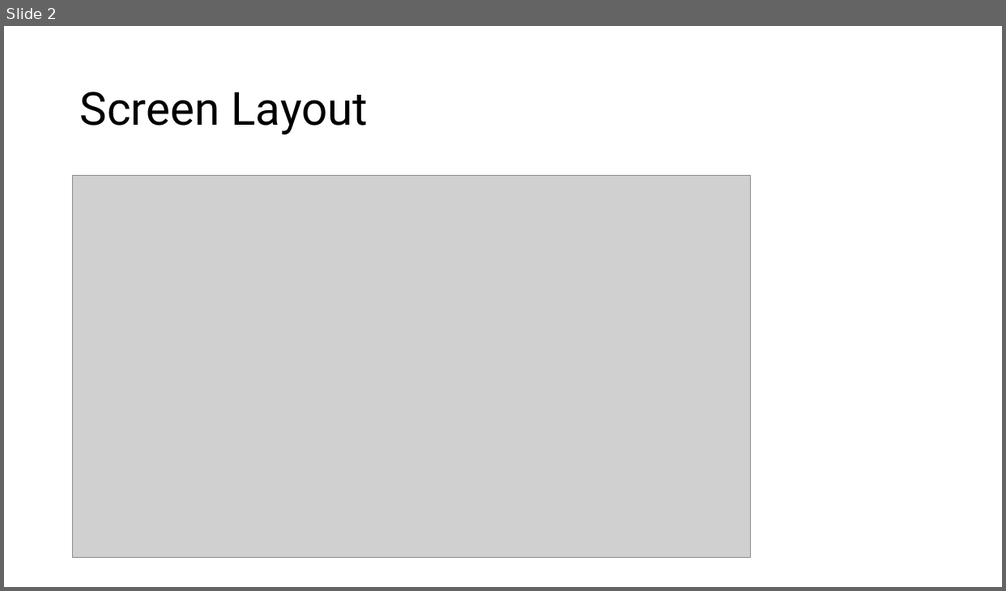
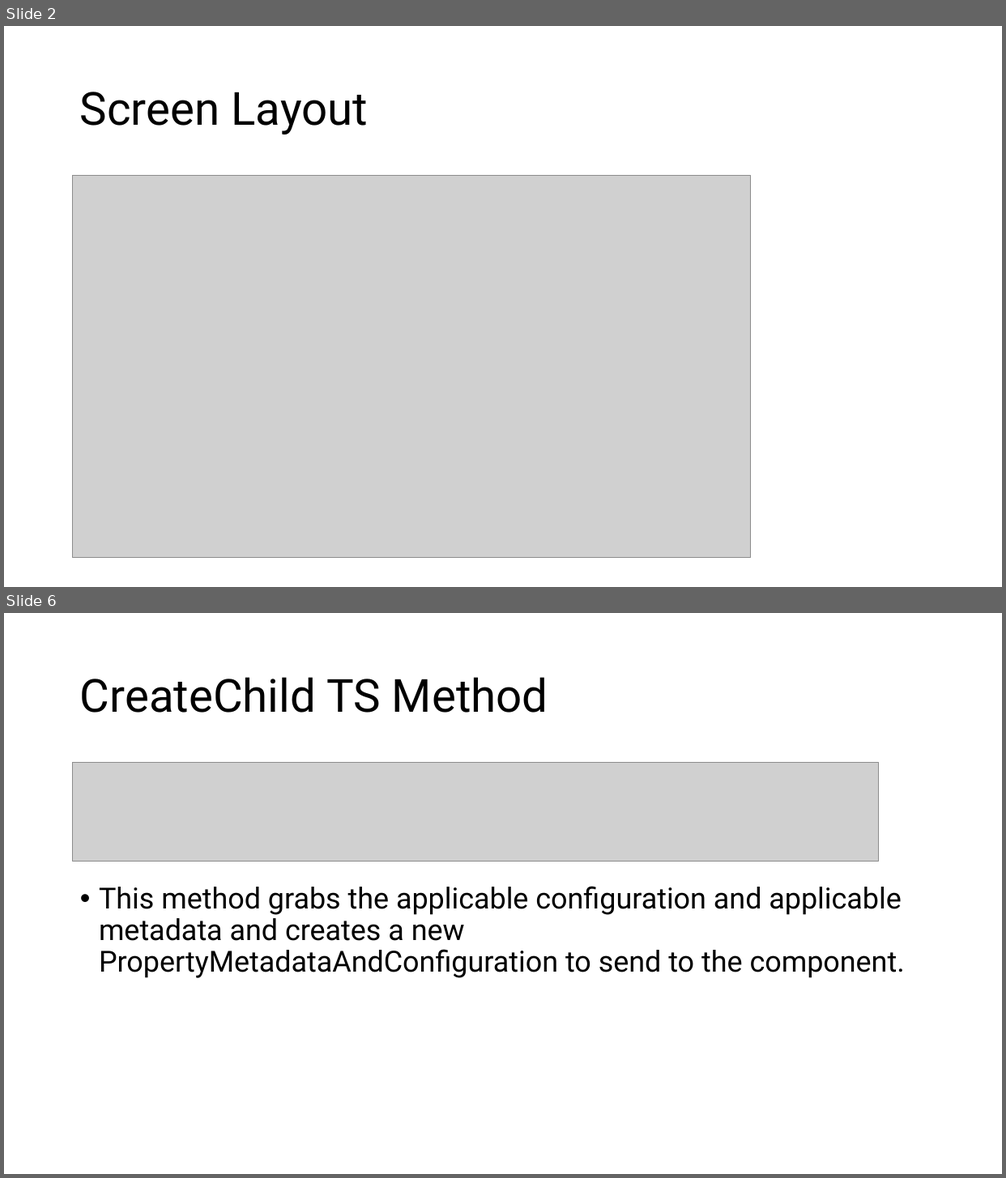
Before and after one commit to marcjohnston/AngbandOS, a slide deck: Documents/Game Designer.pptx. Shown one above the other, each under a label of ours: slide 2 before the commit, slides 2 and 6 after it; the slides between them are not shown. The pictures are 1006x591 and 1006x1178 pixels, drawn with LibreOffice and Linux fonts; fonts in the diff are those of the drawing; grey boxes stand for pictures. Boxes give left, top, right and bottom in pixels: in the first picture for what was removed or moved away, otherwise in the second. Text is boxed around its words. In the diff, an @@ line names an element or a change of style, - is before the commit and + after.

```diff
--- a/Documents/Game Designer.pptx
+++ b/Documents/Game Designer.pptx
@@ slide 6 added at (4,613,1002,1174), background #FFFFFF @@
@@ title added at (80,677,548,713), 44 pt, text #000000 @@
+CreateChild TS Method
@@ picture added at (73,763,879,862) @@
@@ text added at (99,886,905,978), 28 pt, text #000000 @@
+• This method grabs the applicable configuration and applicable metadata and creates a new PropertyMetadataAndConfiguration to send to the component.
```
Also in this commit, not shown: 7 other slides added, 1 slide removed, 1 other file.
